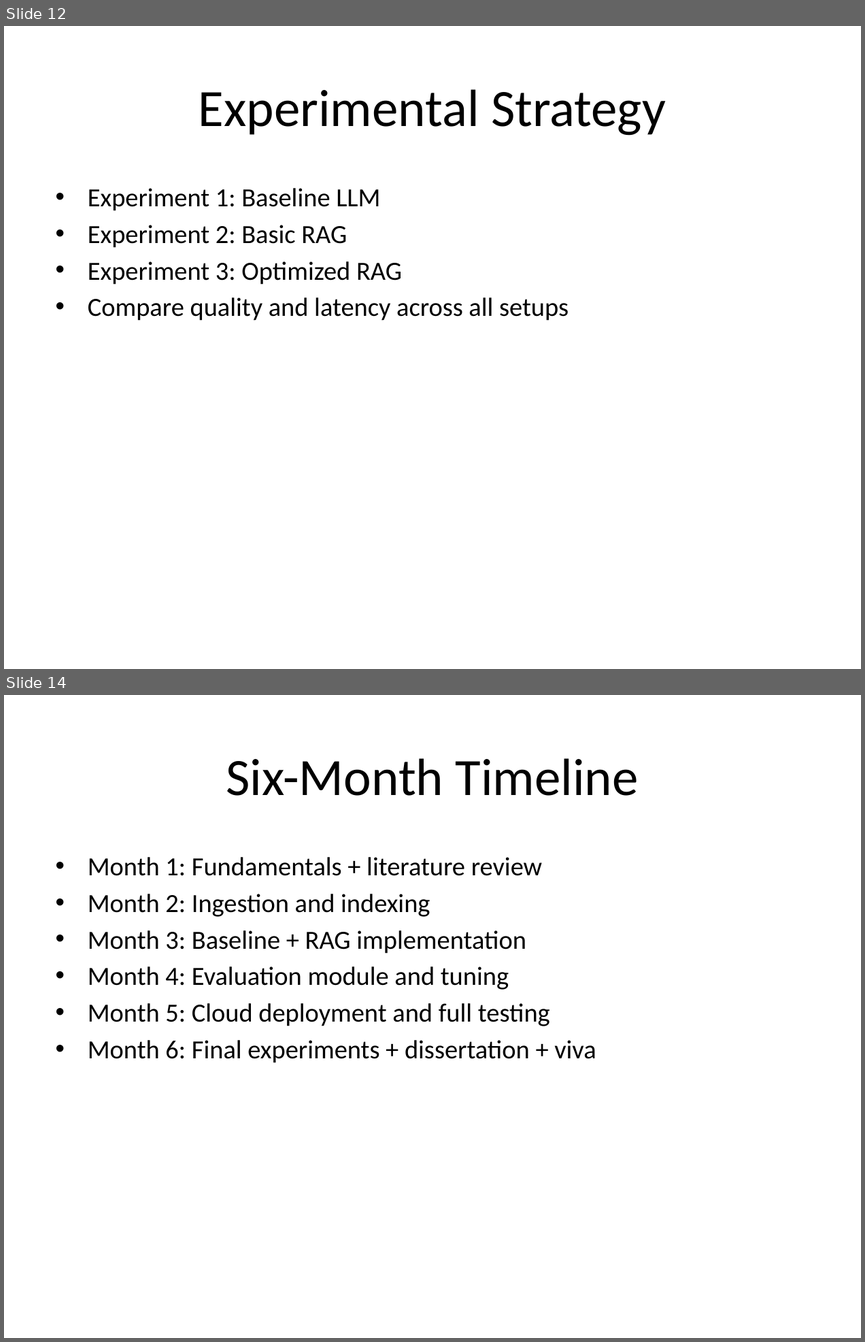
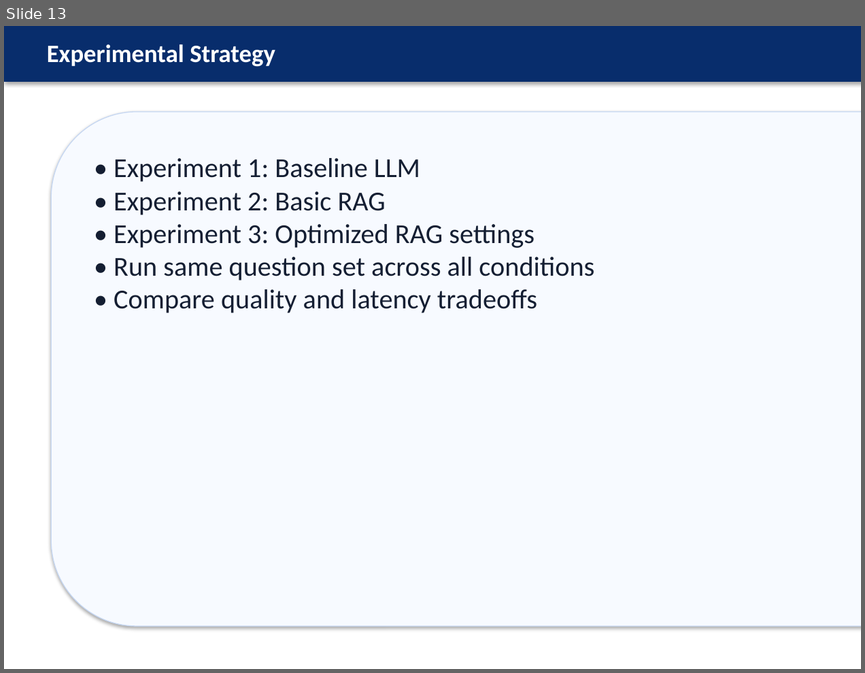
Before and after one commit to sundar0004/-Cloud-Based-RAG, a slide deck: docs/MSc_RAG_Project_Vels_University.pptx. Shown one above the other, each under a label of ours: slides 12 and 14 before the commit, slide 13 after it; the slides between them are not shown. The pictures are 865x1342 and 865x673 pixels, drawn with LibreOffice and Linux fonts; fonts in the diff are those of the drawing. Boxes give left, top, right and bottom in pixels: in the first picture for what was removed or moved away, otherwise in the second. Text is boxed around its words. In the diff, an @@ line names an element or a change of style, - is before the commit and + after.

```diff
--- a/docs/MSc_RAG_Project_Vels_University.pptx
+++ b/docs/MSc_RAG_Project_Vels_University.pptx
@@ slide 14 removed at [4,695,861,1338], background #FFFFFF @@
@@ title removed at [226,758,638,796] @@
-Six-Month Timeline
@@ text removed at [88,857,596,1063] @@
-• Month 1: Fundamentals + literature review
-• Month 2: Ingestion and indexing
-• Month 3: Baseline + RAG implementation
-• Month 4: Evaluation module and tuning
-• Month 5: Cloud deployment and full testing
-• Month 6: Final experiments + dissertation + viva
@@ what was slide 12 is now slide 13 @@
@@ slide 13 changed as well @@
@@ rectangle added at [4,26,861,82], fill #082D6C @@
@@ text "Experimental Strategy": place and size @@
-text "Experimental Strategy" at [198,89,666,135]
+text "Experimental Strategy" at [47,44,275,67]
@@ text "Experimental Strategy" at [47,44,275,67]: size 44 to 21 pt, text colour #000000 to #FFFFFF, bold on; alignment centre to left; vertical alignment middle to top @@
@@ rounded rectangle added at [51,112,861,626], fill #F7FAFF, outline #C6D7F2 0.75 pt @@
@@ text at [113,158,594,313]: text changed; size 22 to 23 pt; text colour #000000 to #141E32 @@
-• Experiment 1: Baseline LLM
-• Experiment 2: Basic RAG
-• Experiment 3: Optimized RAG
-• Compare quality and latency across all setups
+• Experiment 1: Baseline LLM
+• Experiment 2: Basic RAG
+• Experiment 3: Optimized RAG settings
+• Run same question set across all conditions
+• Compare quality and latency tradeoffs
```
Also in this commit, not shown: 5 other slides changed, 14 slides added, 12 other slides removed, 1 other file.
